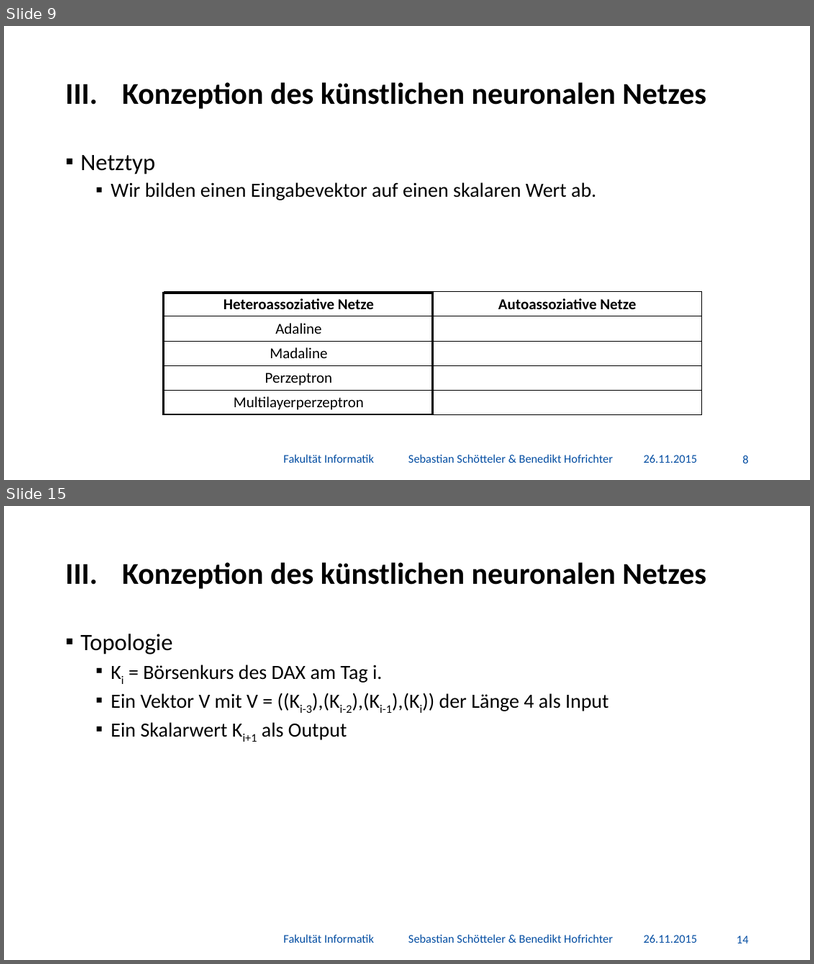
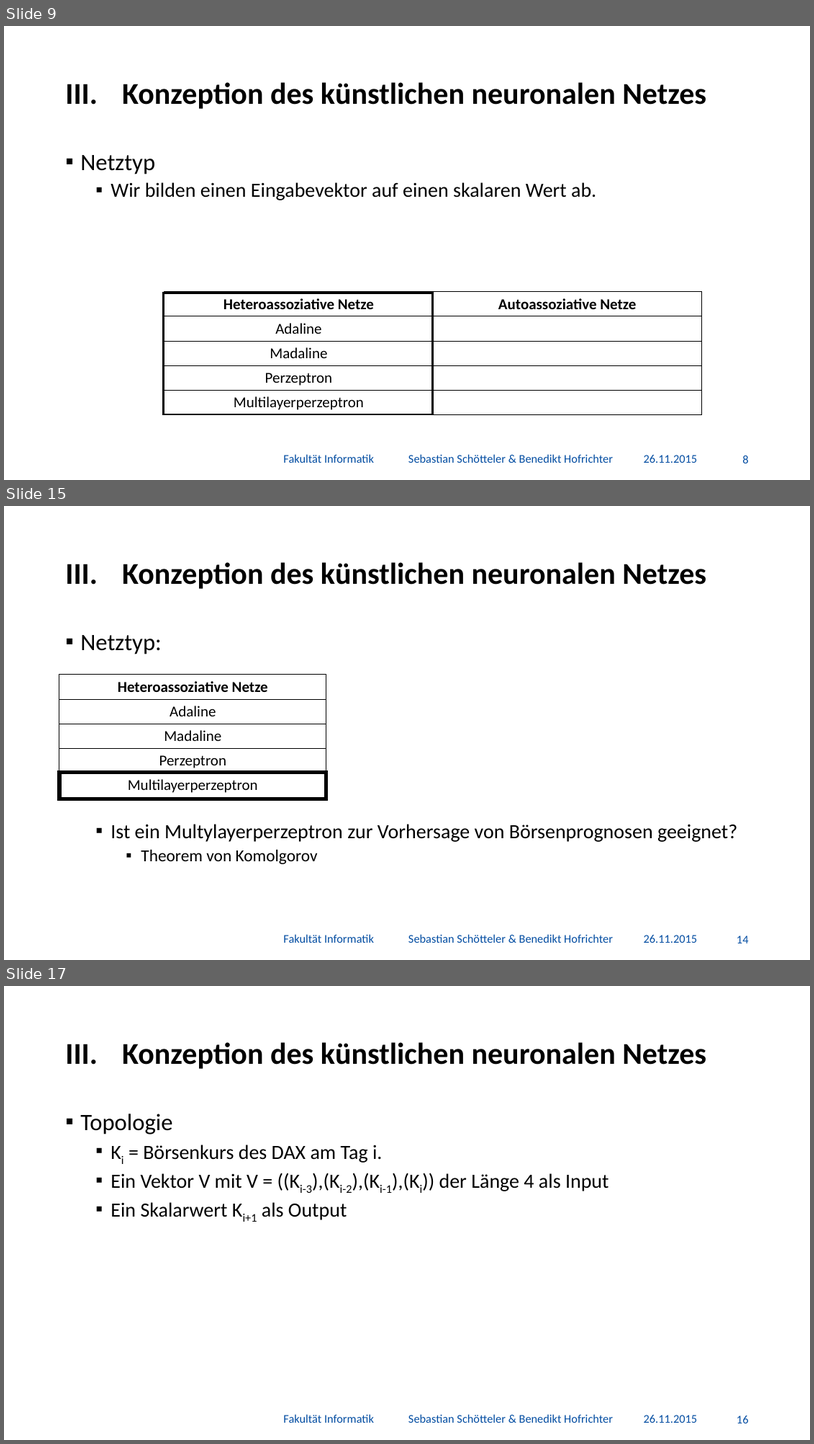
Before and after one commit to BenediktGitGit/soco15, a slide deck: 3b) Vortrag/Präsentation.pptx. Shown one above the other, each under a label of ours: slides 9 and 15 before the commit, slides 9, 15 and 17 after it; the slides between them are not shown. The pictures are 814x964 and 814x1444 pixels, drawn with LibreOffice and Linux fonts; fonts in the diff are those of the drawing; background and template pictures are left out. Boxes give left, top, right and bottom in pixels: in the first picture for what was removed or moved away, otherwise in the second. Text is boxed around its words. In the diff, an @@ line names an element or a change of style, - is before the commit and + after.

```diff
--- a/3b) Vortrag/Präsentation.pptx
+++ b/3b) Vortrag/Präsentation.pptx
@@ slide 15 added at box(4, 506, 810, 960), background #FFFFFF @@
@@ title added at box(122, 562, 707, 589), 36 pt, text #000000, bold @@
+III. Konzeption des künstlichen neuronalen Netzes
@@ text added at box(80, 635, 738, 864), 24 pt, text #000000 @@
+▪ Netztyp:
+  ▪ Ist ein Multylayerperzeptron zur Vorhersage von Börsenprognosen geeignet?
+    ▪ Theorem von Komolgorov
@@ table added at box(59, 674, 327, 798), 5 rows, 1 columns @@
+Heteroassoziative Netze
+Adaline
+Madaline
+Perzeptron
+Multilayerperzeptron
@@ rectangle added at box(59, 772, 327, 798), outline #000000 4.5 pt @@
@@ text added at box(283, 934, 613, 942), 14 pt, text #034DA2 @@
+Fakultät Informatik Sebastian Schötteler & Benedikt Hofrichter
@@ text added at box(644, 934, 697, 942), 14 pt, text #034DA2 @@
+26.11.2015
@@ page number added at box(737, 935, 749, 943), 14 pt, text #034DA2 @@
+14
@@ what was slide 15 is now slide 17 @@
@@ page number at box(737, 1415, 749, 1423): text changed @@
-14
+16
```
Also in this commit, not shown: 6 slides changed.
